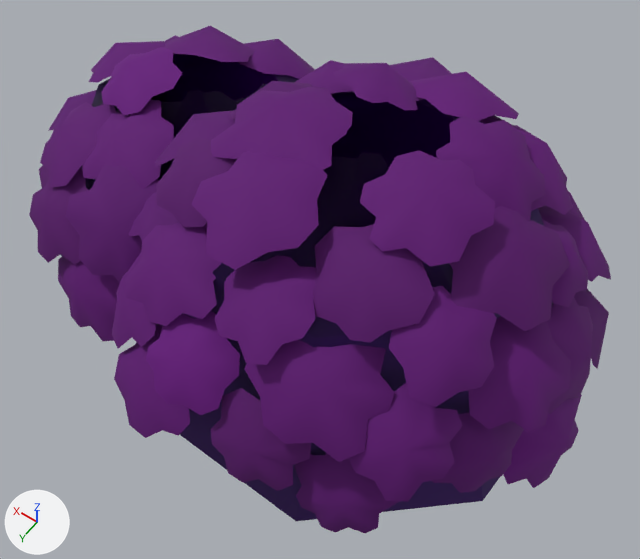
The glTF model godot/art/world/flora/clump.gltf as it was, and as the next commit left it.
Both versions are drawn from a 50 mm camera at (-1.53, 1.96, 3.16) aimed at (-0.24, 0.16, 0.33). The lights are fixed; the arrows at lower left show +X, +Y and +Z. The older version comes first. Objects named as collision shapes, trigger or cutter boxes, shadow casters or lower levels of detail are left out. Vertices at exactly the same position are counted once.

Names of what the first picture shows: 'lod0', 'shadow'.
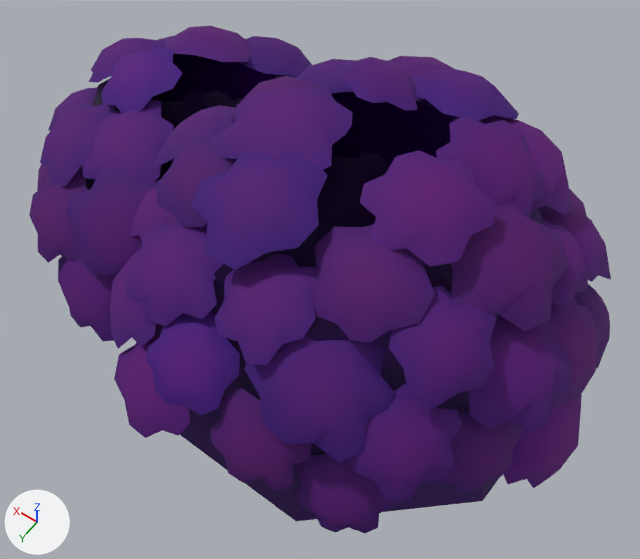
The change, as a diff of the scene's bpy script:
```diff
--- a/godot/art/world/flora/clump.gltf.py
+++ b/godot/art/world/flora/clump.gltf.py
@@ me_lod0 @@
 # used by ob_lod0; location = (0.0, 0.0, 0.0)
-me_lod0.from_pydata(...)  # 1780 vertices, 3080 faces; spans x -1.39..1.46, y -1.0..1.04, z -0.09..1.17
+me_lod0.from_pydata(...)  # 2246 vertices, 4012 faces; spans x -1.41..1.46, y -1.0..1.04, z -0.09..1.17
+# me_lod0 part 1: 466 vertices added at x -1.41..1.44, y -0.99..1.02, z 0.05..1.17
 me_lod0.materials.append(mat_leaves_ownclump)
```

Pixel boxes [x1, y1, x2, y2] of what changed, in the pictures (640 x 559 px):
part 1 of me_lod0, added (purple)
    after: [29, 26, 611, 533]
